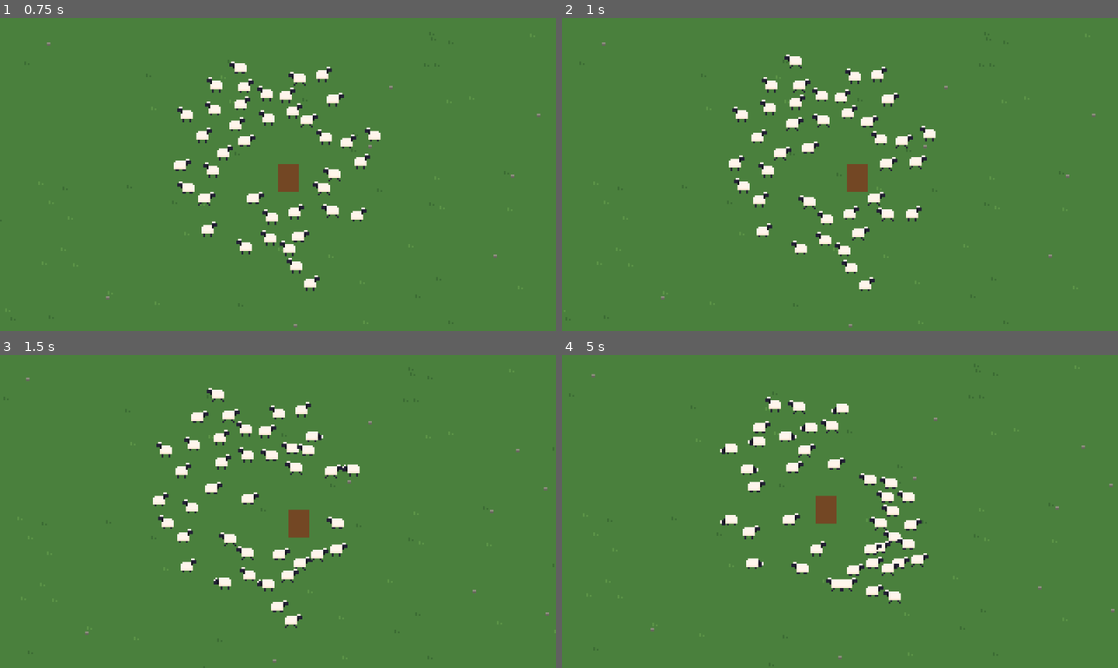
Above: before the commit, frames 1-4 (two rows, left to right).
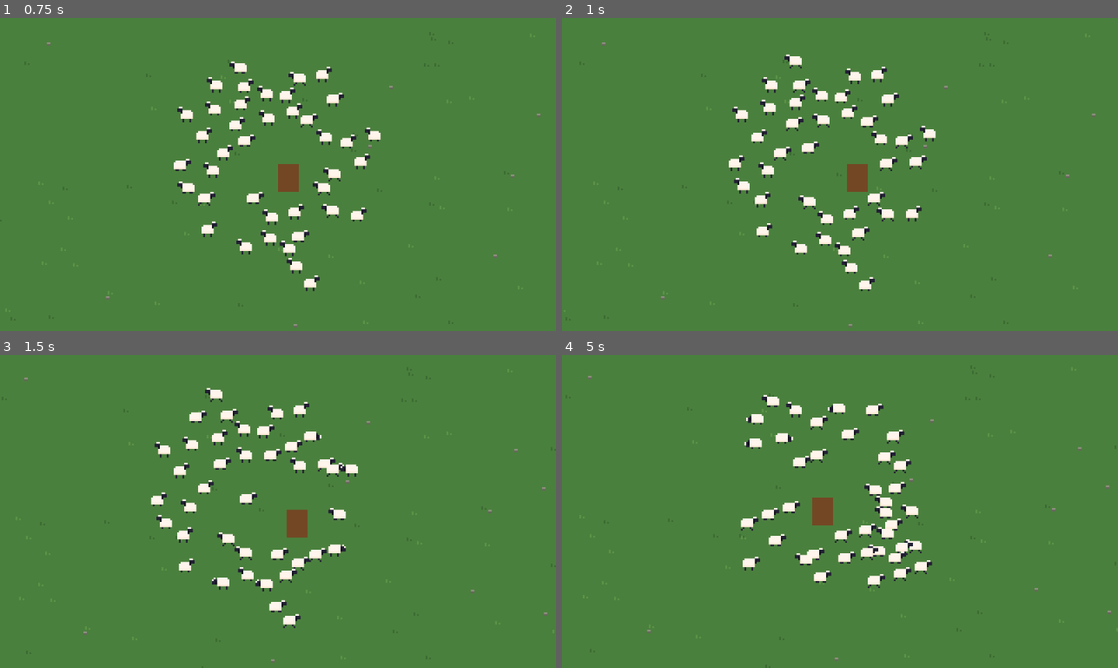
Above: after the commit, the same moments.

Repository: jaimegomesparente/wooly-caravan
Game: Godot game, scene res://scenes/main/main.tscn
Same seed, same stepped clock (60 frames per second), same inputs: the game is played once before the commit and once after it.
Inputs:
- Up to frame 1 (0.75 s): hold Right (move_right) from 0.53 s (still down)
- Up to frame 2 (1 s): keep holding Right (move_right)
- Up to frame 3 (1.5 s): release Right (move_right) at 1.28 s; hold Down (move_down) from 1.28 s (still down)
- Up to frame 4 (5 s): release Down (move_down) at 2.03 s; hold Right (move_right) 2.03-2.78 s; hold Up (move_up) 2.78-3.53 s; hold Left (move_left) from 3.53 s (still down)

Frame 1 is identical in both runs. In frame 2, less than 0.1% of the frame differs, in the area x 34-38%, y 55-61%; in frame 3, 2.4%; in frame 4, 5.9%, in the area x 4-100%, y 6-98%.

Commit message:
fix(sheep): sticky guide and capped trot animation
Sheep keep their guide while it stays roughly valid (guide changes while
walking drop from ~20/s to ~6/s for 40 sheep). Run animation speed is capped
at 1.4x; the trot shows as a 1 px hop instead of flickering legs.

Diff:
--- a/entities/sheep/sheep.gd
+++ b/entities/sheep/sheep.gd
@@ -9,6 +9,8 @@
 const GUIDE_STOPPED_SPEED := 2.0
 ## A guide sheep must be at least this much closer (px) to the shepherd, so guides never loop.
 const GUIDE_AHEAD_MARGIN := 4.0
+## A guide is kept until it is this much beyond lead_radius / view_radius.
+const GUIDE_KEEP_SLACK := 1.25
 ## A wander step ends this close (px) to its target, or after this many seconds.
 const WANDER_ARRIVE_DISTANCE := 2.0
 const WANDER_TIMEOUT := 3.0
@@ -37,6 +39,7 @@
 ## Horizontal offsets of the sprite and collision when facing right, mirrored when flipped.
 var _sprite_offset_x: float = 0.0
 var _shape_offset_x: float = 0.0
+var _sprite_offset_y: float = 0.0
 
 @onready var _sprite: AnimatedSprite2D = $AnimatedSprite2D
 @onready var _shape: CollisionShape2D = $CollisionShape2D
@@ -45,6 +48,7 @@
 func _ready() -> void:
 	_sprite_offset_x = _sprite.position.x
 	_shape_offset_x = _shape.position.x
+	_sprite_offset_y = _sprite.position.y
 	_speed_factor = 1.0 + randf_range(-config.speed_variation, config.speed_variation)
 	_shepherd_gap = config.shepherd_gap * (1.0 + randf_range(-config.speed_variation, config.speed_variation))
 	_heading = randf() * TAU
@@ -86,21 +90,11 @@
 	_update_animation()
 
 
-## Pick a guide (shepherd or the nearest sheep ahead) and decide whether to set off.
+## Keep or pick a guide (shepherd or the nearest sheep ahead) and decide whether to set off.
 func _think() -> void:
 	var my_distance := global_position.distance_to(_shepherd.global_position)
-	_guide = _shepherd
-	if my_distance > config.lead_radius:
-		var nearest := config.view_radius
-		for other: Node2D in get_tree().get_nodes_in_group("sheep"):
-			if other == self:
-				continue
-			if other.global_position.distance_to(_shepherd.global_position) > my_distance - GUIDE_AHEAD_MARGIN:
-				continue
-			var distance := global_position.distance_to(other.global_position)
-			if distance < nearest:
-				nearest = distance
-				_guide = other
+	if not _guide_still_valid(my_distance):
+		_guide = _pick_guide(my_distance)
 
 	if _gait == Gait.REST or _gait == Gait.WANDER:
 		var distance := global_position.distance_to(_guide_target())
@@ -115,6 +109,34 @@
 			set_off = distance > _gap() and randf() < config.imitation_chance
 		if set_off:
 			_request_gait(Gait.TROT if distance > _gap() + config.trot_margin else Gait.WALK)
+
+
+## A guide is kept while it stays roughly valid (with some slack), so sheep do not switch guides
+## every think and zigzag in the column.
+func _guide_still_valid(my_distance: float) -> bool:
+	if _guide == null or not is_instance_valid(_guide):
+		return false
+	if _guide == _shepherd:
+		return my_distance <= config.lead_radius * GUIDE_KEEP_SLACK
+	var ahead := _guide.global_position.distance_to(_shepherd.global_position) < my_distance
+	return ahead and global_position.distance_to(_guide.global_position) <= config.view_radius * GUIDE_KEEP_SLACK
+
+
+func _pick_guide(my_distance: float) -> Node2D:
+	if my_distance <= config.lead_radius:
+		return _shepherd
+	var guide: Node2D = _shepherd
+	var nearest := config.view_radius
+	for other: Node2D in get_tree().get_nodes_in_group("sheep"):
+		if other == self:
+			continue
+		if other.global_position.distance_to(_shepherd.global_position) > my_distance - GUIDE_AHEAD_MARGIN:
+			continue
+		var distance := global_position.distance_to(other.global_position)
+		if distance < nearest:
+			nearest = distance
+			guide = other
+	return guide
 
 
 ## Start walking or trotting; a grazing sheep raises its head first.
@@ -339,9 +361,13 @@
 	if absf(velocity.x) > config.flip_threshold:
 		_set_facing_left(velocity.x < 0.0)
 
+	# Trot = 1 px hop on the second run frame (capped leg cadence would otherwise hide it).
+	var hop := 1.0 if _gait == Gait.TROT and _sprite.animation == &"run" and _sprite.frame == 1 else 0.0
+	_sprite.position.y = _sprite_offset_y - hop
+
 	if _speed > GUIDE_STOPPED_SPEED:
-		# Leg cadence follows real speed so feet do not slide.
-		_play(&"run", _speed / config.walk_speed)
+		# Leg cadence follows real speed so feet do not slide, capped so the trot does not flicker.
+		_play(&"run", minf(_speed / config.walk_speed, config.max_run_anim_scale))
 		return
 	if _gait != Gait.REST:
 		_play(&"idle", 1.0)
--- a/resources/flock_config.gd
+++ b/resources/flock_config.gd
@@ -81,3 +81,5 @@
 @export_group("Animation")
 ## Minimum |velocity.x| (px/s) to flip the sprite.
 @export var flip_threshold: float = 5.0
+## Highest run animation speed_scale (1 = walk cadence); above it the trot shows as a 1 px hop.
+@export var max_run_anim_scale: float = 1.4
